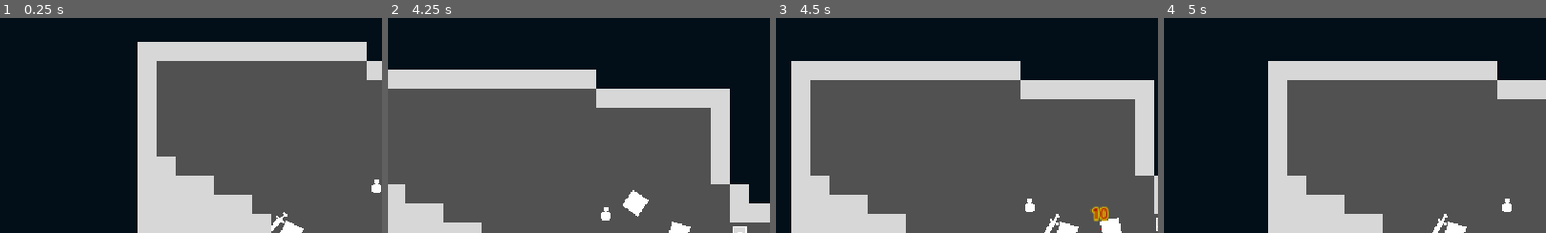
Above: before the commit, frames 1-4 (left to right).
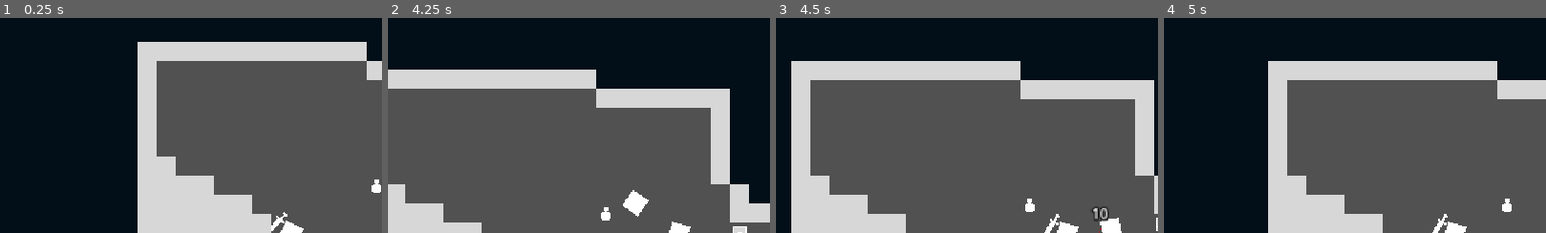
Above: after the commit, the same moments.

Repository: zMenta/Cubesh
Game: Godot game, scene res://main/main.tscn
The game is run twice, just before and just after one commit, with the same random seed, the same clock (stepped at 60 frames per second) and the same inputs.
Inputs (mouse positions are % of the whole screen's width and height, from its top left):
- Up to frame 1 (0.25 s): no input
- Up to frame 2 (4.25 s): move the mouse to (72, 45) at 0.52 s; hold D (right) 0.53-1.28 s; click (72, 45) at 0.6 s; move the mouse to (30, 55) at 1.27 s; hold S (down) 1.28-2.03 s; tap Space (dodge) at 1.35, 2.85 s; move the mouse to (60, 28) at 2.02 s; hold D (right) 2.03-2.78 s; click (60, 28) at 2.1 s; move the mouse to (45, 70) at 2.77 s; hold W (up) 2.78-3.53 s; move the mouse to (80, 65) at 3.52 s; hold A (left) from 3.53 s (still down); click (80, 65) at 3.6 s
- Up to frame 3 (4.5 s): keep holding A (left); move the mouse to (20, 35) at 4.27 s; tap Space (dodge) at 4.35 s
- Up to frame 4 (5 s): keep holding A (left)
The pictures show only the part of the screen within x 12-62%, y 0-50%; the shares and areas given below are measured in that part.

Frames 1-2 are identical in both runs. In frame 3, 0.3% of the frame differs, in the area x 82-88%, y 87-95%; in frame 4, nothing differs.

Commit message:
better damage number font color

Diff:
--- a/common/DamageNumber/damage_number.tscn
+++ b/common/DamageNumber/damage_number.tscn
@@ -9,8 +9,8 @@
 offset_top = -38.0
 offset_right = -22.0
 offset_bottom = -12.0
-theme_override_colors/font_color = Color(0.639216, 0, 0, 1)
-theme_override_colors/font_outline_color = Color(0.90225, 0.789138, 3.85046e-07, 1)
+theme_override_colors/font_color = Color(1, 1, 1, 1)
+theme_override_colors/font_outline_color = Color(0, 0, 0, 1)
 theme_override_constants/outline_size = 4
 theme_override_font_sizes/font_size = 10
 text = "6"
